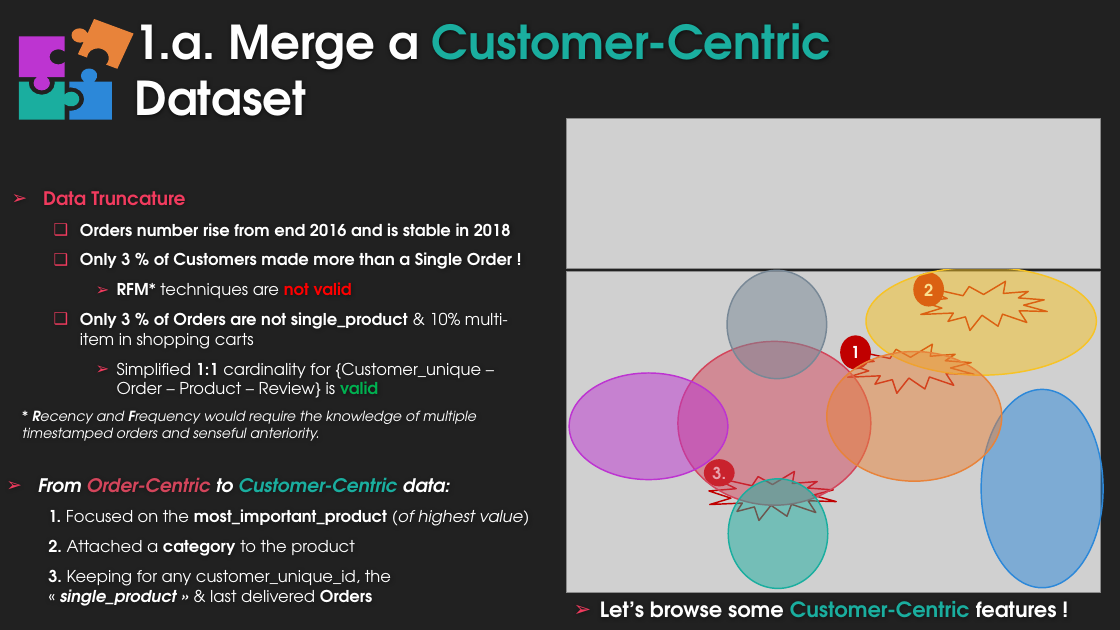
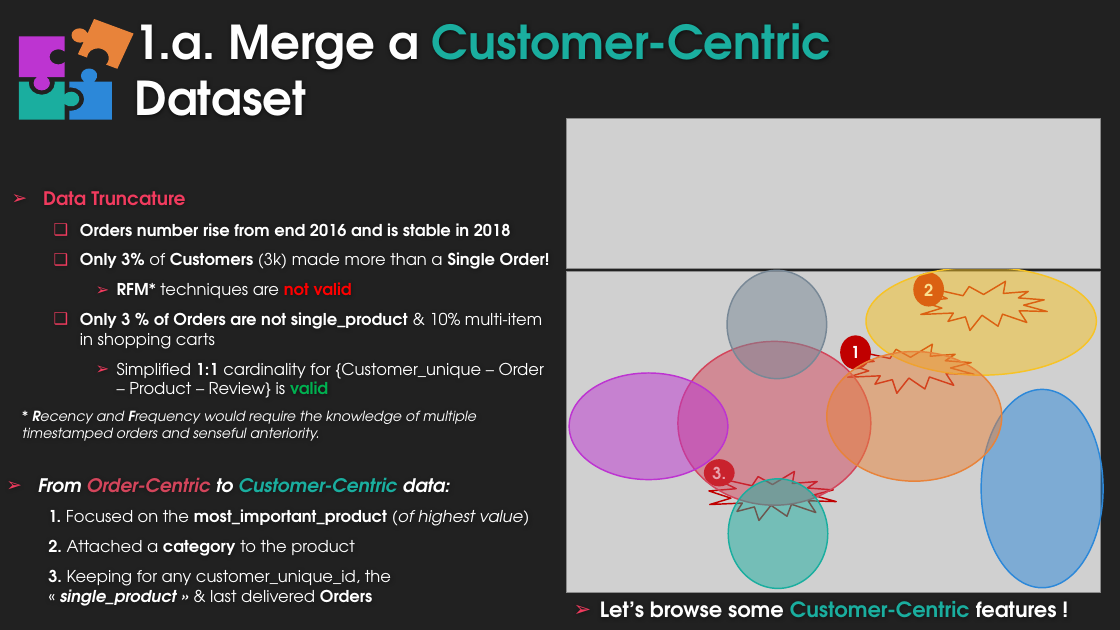
Before and after one commit to EtienneLardeur/P5_CustomerSegmentation, a slide deck: slide 3 of P5Olist_Présentation_initiale.pptx. Drawn at 1120x630 pixels with LibreOffice and Linux fonts; fonts in the diff are those of the drawing; grey boxes stand for pictures; background and template pictures are left out. Boxes give left, top, right and bottom in pixels: in the first picture for what was removed or moved away, otherwise in the second. Text is boxed around its words. In the diff, an @@ line names an element or a change of style, - is before the commit and + after.

```diff
--- a/P5Olist_Présentation_initiale.pptx
+++ b/P5Olist_Présentation_initiale.pptx
@@ text at [80,252,550,269]: text changed @@
-  ❑ Only 3 % of Customers made more than a Single Order !
+  ❑ Only 3% of Customers (3k) made more than a Single Order!
```
Also in this commit, not shown: 11 other slides changed, 1 slide added, 1 slide removed.
